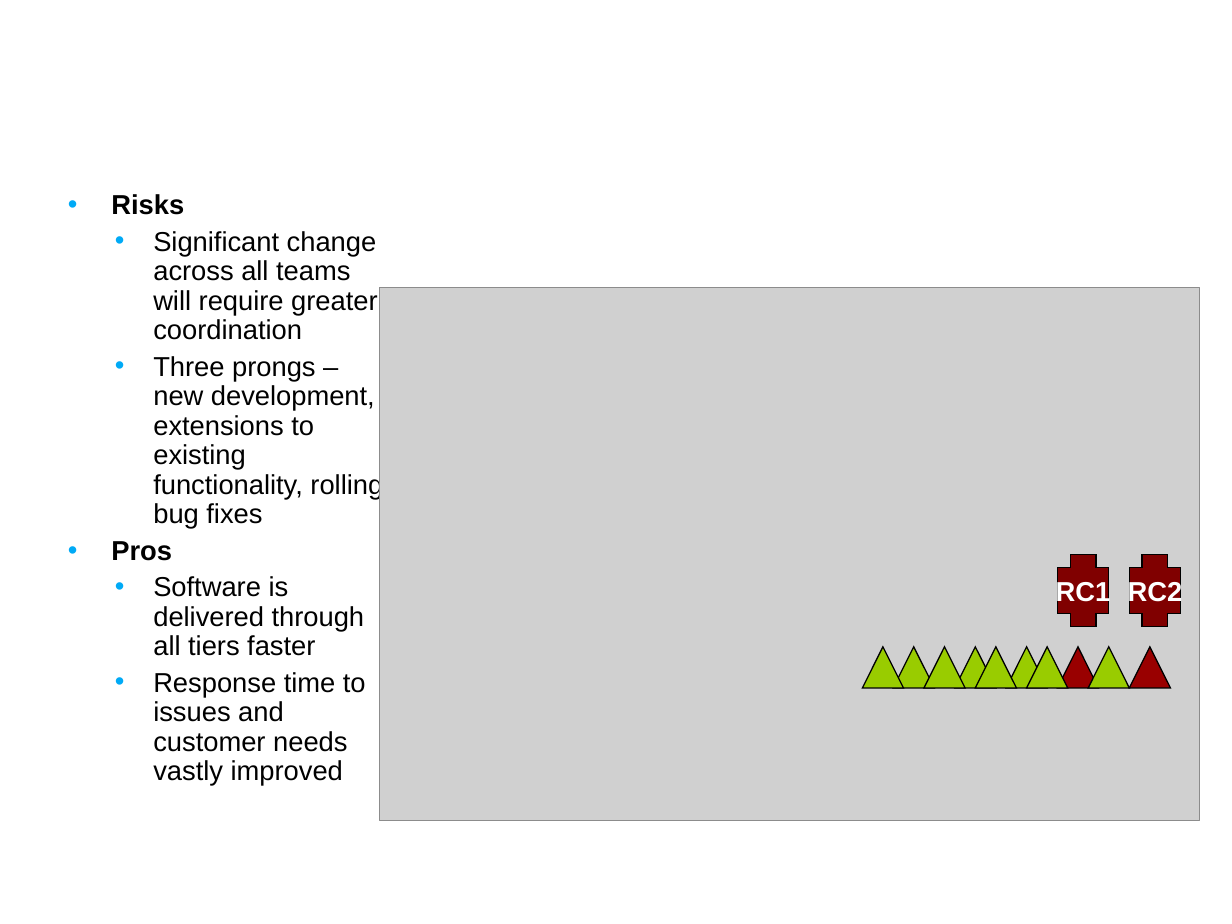
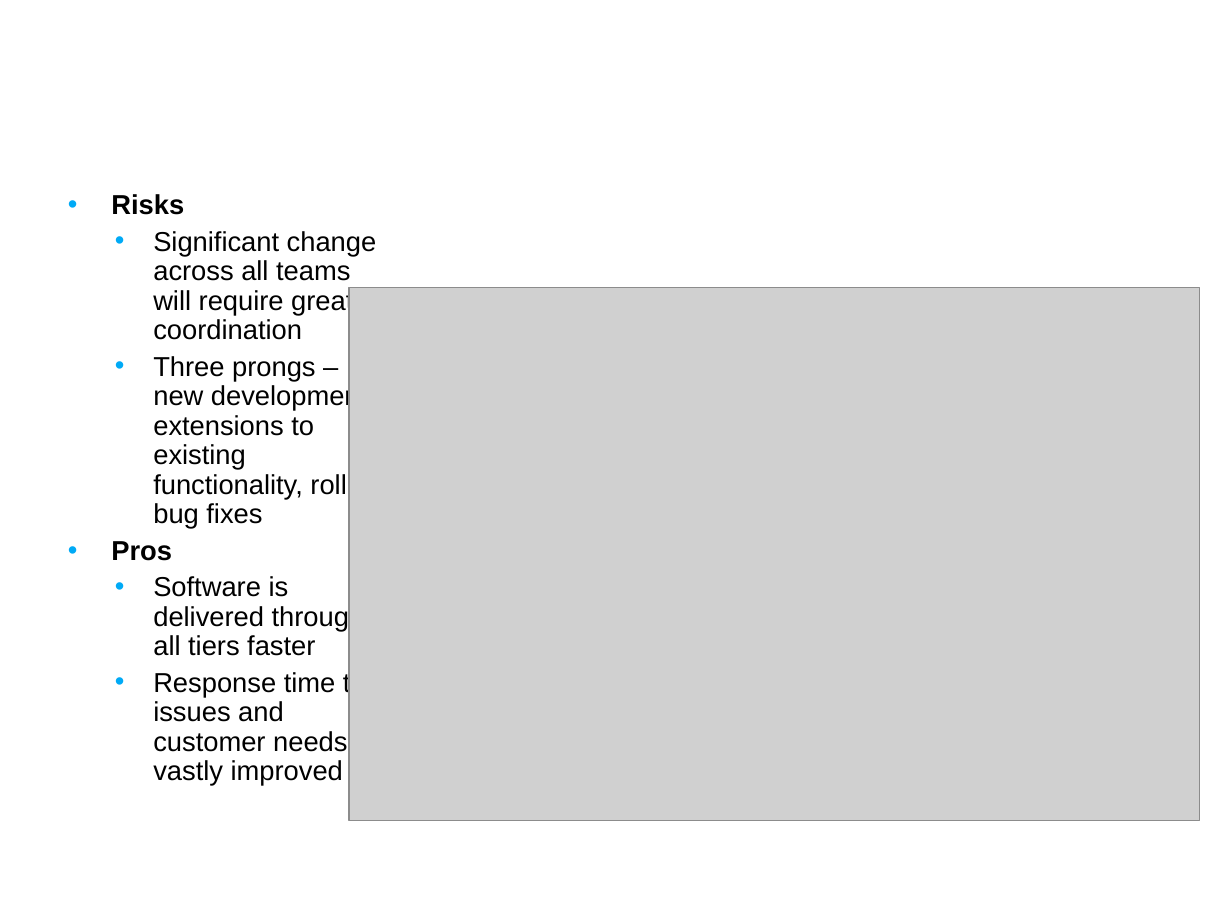
Before and after one commit to NCIP/caarray-docs, a slide deck: slide 17 of project_management/reports/development_to_qa_handoff.ppt (slide 8 before the commit). Drawn at 1232x924 pixels with LibreOffice and Linux fonts; fonts in the diff are those of the drawing; grey boxes stand for pictures; background and template pictures are left out. Boxes give left, top, right and bottom in pixels: in the first picture for what was removed or moved away, otherwise in the second. Text is boxed around its words. In the diff, an @@ line names an element or a change of style, - is before the commit and + after.

```diff
--- a/project_management/reports/development_to_qa_handoff.ppt
+++ b/project_management/reports/development_to_qa_handoff.ppt
@@ picture: place and size @@
-picture at [379,287,1199,821]
+picture at [349,287,1199,821]
@@ plus removed at [1057,554,1109,626] @@
-RC1
@@ plus removed at [1130,554,1181,626] @@
-RC2
@@ triangle removed at [862,647,903,687] @@
@@ triangle removed at [893,647,934,687] @@
@@ triangle removed at [924,647,965,687] @@
@@ triangle removed at [955,647,995,687] @@
@@ triangle removed at [976,647,1016,687] @@
@@ triangle removed at [1007,647,1047,687] @@
@@ triangle removed at [1026,647,1067,687] @@
@@ triangle removed at [1057,647,1098,687] @@
@@ triangle removed at [1088,647,1129,687] @@
@@ triangle removed at [1130,647,1170,687] @@
```
Also in this commit, not shown: 7 other slides changed, 13 slides added, 3 slides removed.
